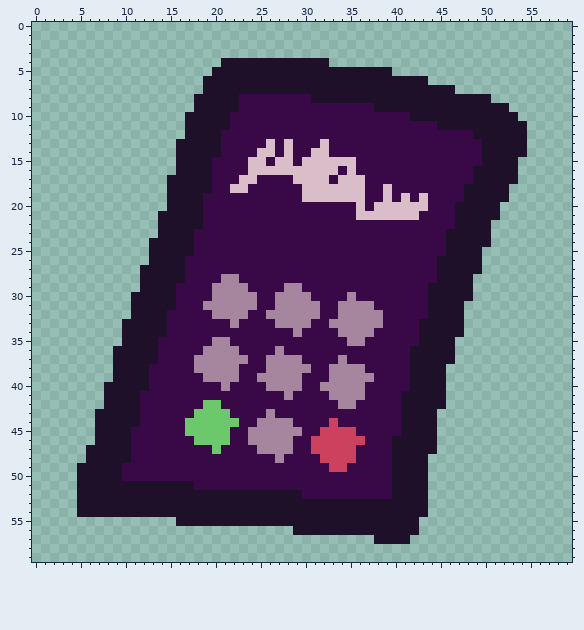
A pixel-art file gets an edit: aseprites/gameicons.aseprite. Above, as it was before the edit.
60x60 pixels, 1 frame.
Now the later version:
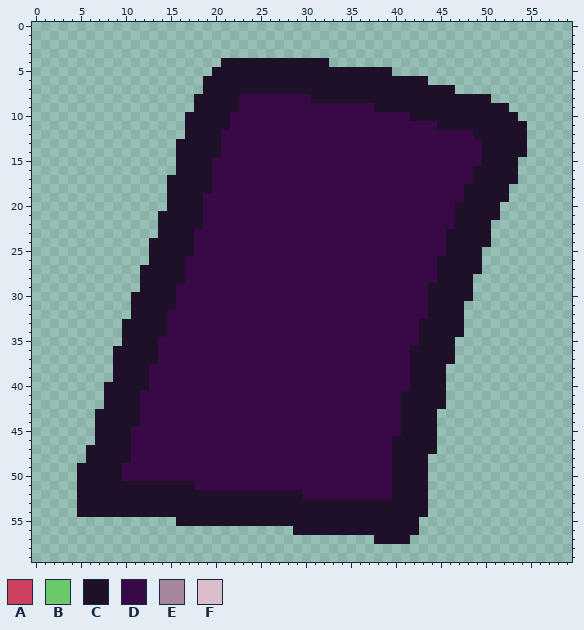
Palette (. is transparent): A #cc425e  B #6bc96c  C #1f102a  D #390947  E #a6859f  F #d9bdc8
Changes in this commit:
layer "input/Layer 8" now hidden
The author changed colour A to colour D in row 44 at x 33; in row 45 at x 32 to 35; in row 46 at x 31 to 36; in row 47 at x 31 to 35; in row 48 at x 32 to 35; in row 49 at x 33 to 34.
The author changed colour B to colour D in row 42 at x 19 to 20; in row 43 at x 18 to 21; in row 44 at x 17 to 22; in row 45 at x 17 to 21; in row 46 at x 18 to 21; in row 47 at x 20.
The author changed colour E to colour D in row 28 at x 21 to 22; in row 29 at x 20 to 23 and 28 to 29; in row 30 at x 20 to 24, 27 to 30 and 35; in row 31 at x 19 to 24, 27 to 31 and 34 to 37; in row 32 at x 20 to 23, 26 to 31 and 34 to 38; in row 33 at x 22, 27 to 30 and 33 to 38.
The author changed colour E to colour D in row 34 at x 29 and 34 to 37; in row 35 at x 20 to 21 and 35 to 36; in row 36 at x 19 to 22 and 27; in row 37 at x 18 to 23, 26 to 29 and 34; in row 38 at x 18 to 22, 26 to 30 and 33 to 36; in row 39 at x 19 to 22, 25 to 29 and 33 to 37.
The author changed colour E to colour D in row 40 at x 21, 26 to 29 and 32 to 36; in row 41 at x 28 and 33 to 36; in row 42 at x 34 to 35; in row 43 at x 26; in row 44 at x 25 to 28; in row 45 at x 24 to 29.
The author changed colour E to colour D in row 46 at x 24 to 28; in row 47 at x 25 to 28; in row 48 at x 27.
The author changed colour F to colour D in row 13 at x 26, 28 and 32; in row 14 at x 25 to 26, 28 and 31 to 32; in row 15 at x 24 to 25, 27 to 28 and 30 to 35; in row 16 at x 24 to 33 and 35; in row 17 at x 23 to 24, 29 to 32 and 34 to 36; in row 18 at x 22 to 23, 30 to 36 and 39.
The author changed colour F to colour D in row 19 at x 30 to 36, 39, 41 and 43; in row 20 at x 36 and 38 to 43; in row 21 at x 36 to 42.
Where, in picture pixels (left, top, right, bottom), the same in both pictures:
changed: (230, 139, 428, 220)
changed: (185, 274, 383, 472)
